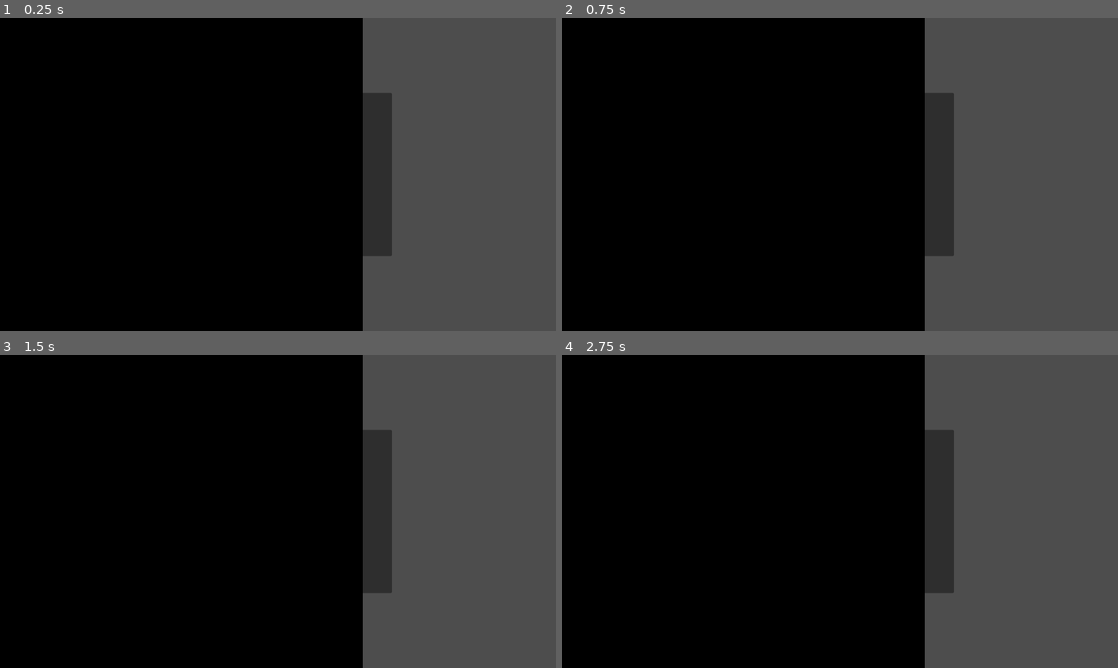
Above: before the commit, frames 1-4 (two rows, left to right).
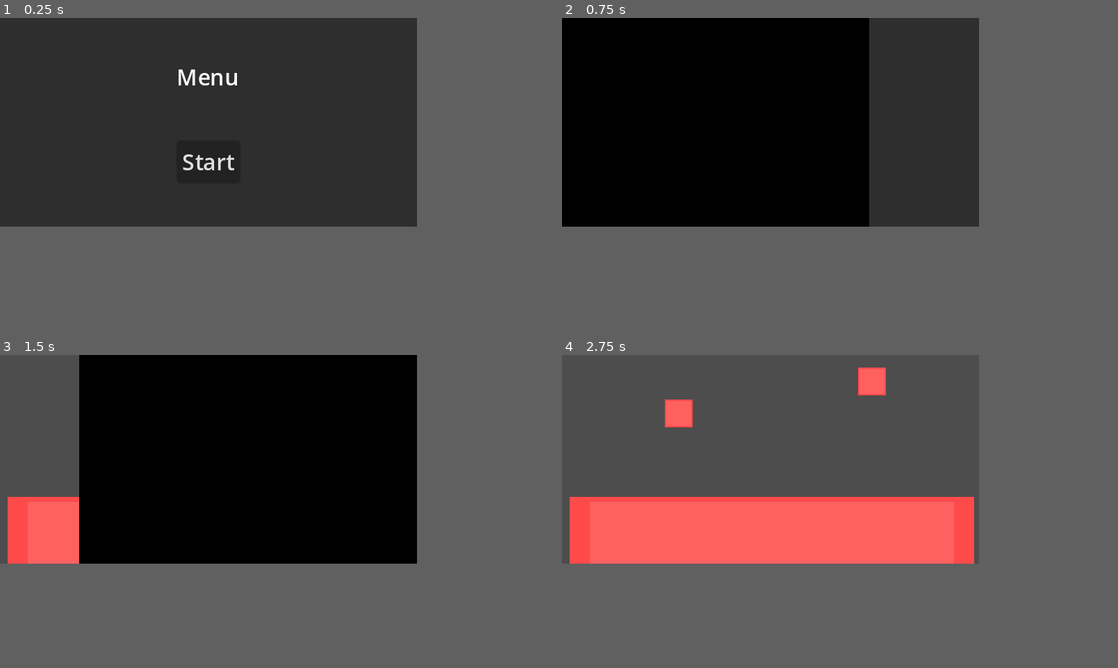
Above: after the commit, the same moments.

Repository: q-0q/grapple
Game: Godot game, scene res://Scenes/MainMenu.tscn
Two runs of this game, one before a commit and one after it. Both use one fixed random seed, a clock stepped at 60 frames per second and the inputs below.
Inputs (mouse positions are in pixels of both pictures, inside the frame that each line leads up to):
- Up to frame 1 (0.25 s): no input
- Up to frame 2 (0.75 s): click "Start" at 0.5 s
- Up to frame 3 (1.5 s): click (278, 524) at 1.25 s, where only the run before the commit has a clickable "Start"
- Up to frame 4 (2.75 s): click (840, 524) at 2 s, where only the run before the commit has a clickable "Start"
In our replay, the window is 800x450 before the commit and 600x300 after it. These sizes can differ from the game's own. Grey fills any space a smaller window leaves; there, only what the larger window draws over its background counts as a difference.

The runs differ from the first frame. In frame 1, 70% of the frame differs, in the area x 0-75%, y 0-100%; in frame 2, 33%; in frame 3, 38%; in frame 4, 69%.

Commit message:
fsm setup

Diff:
--- /dev/null
+++ b/Scenes/Block.tscn
@@ -0,0 +1,15 @@
+[gd_scene load_steps=3 format=3 uid="uid://5prwki4kuius"]
+
+[ext_resource type="Texture2D" uid="uid://da8cvfnr47g68" path="res://Assets/Player/Block.png" id="1_njrbp"]
+
+[sub_resource type="RectangleShape2D" id="RectangleShape2D_g48tf"]
+
+[node name="Block" type="Node2D"]
+
+[node name="Sprite2D" type="Sprite2D" parent="."]
+texture = ExtResource("1_njrbp")
+
+[node name="Area2D" type="Area2D" parent="."]
+
+[node name="CollisionShape2D" type="CollisionShape2D" parent="Area2D"]
+shape = SubResource("RectangleShape2D_g48tf")
--- a/Scenes/Game.tscn
+++ b/Scenes/Game.tscn
@@ -1,23 +1,20 @@
-[gd_scene format=3 uid="uid://cdv1c1dct2q1r"]
+[gd_scene load_steps=3 format=3 uid="uid://cdv1c1dct2q1r"]
+
+[ext_resource type="PackedScene" uid="uid://dq66yl4reqfhp" path="res://Scenes/Player.tscn" id="1_2jbx6"]
+[ext_resource type="PackedScene" uid="uid://5prwki4kuius" path="res://Scenes/Block.tscn" id="2_fxnpu"]
 
 [node name="Game" type="Node2D"]
 
-[node name="CanvasLayer" type="CanvasLayer" parent="."]
+[node name="Player" parent="." instance=ExtResource("1_2jbx6")]
 
-[node name="PanelContainer" type="PanelContainer" parent="CanvasLayer"]
-anchors_preset = 8
-anchor_left = 0.5
-anchor_top = 0.5
-anchor_right = 0.5
-anchor_bottom = 0.5
-offset_left = -89.5
-offset_top = -78.5
-offset_right = 89.5
-offset_bottom = 78.5
-grow_horizontal = 2
-grow_vertical = 2
+[node name="Camera2D" type="Camera2D" parent="."]
 
-[node name="Label" type="Label" parent="CanvasLayer/PanelContainer"]
-layout_mode = 2
-size_flags_horizontal = 4
-text = "Game goes here!"
+[node name="Block" parent="." instance=ExtResource("2_fxnpu")]
+position = Vector2(1, 61)
+scale = Vector2(14.54, 3.38)
+
+[node name="Block2" parent="." instance=ExtResource("2_fxnpu")]
+position = Vector2(-66, -33)
+
+[node name="Block3" parent="." instance=ExtResource("2_fxnpu")]
+position = Vector2(73, -56)
--- /dev/null
+++ b/Scenes/Player.tscn
@@ -0,0 +1,37 @@
+[gd_scene load_steps=9 format=3 uid="uid://dq66yl4reqfhp"]
+
+[ext_resource type="Script" path="res://Scripts/Player/Player.gd" id="1_5iq4m"]
+[ext_resource type="Texture2D" uid="uid://tavar0p00b0w" path="res://Assets/Player/Player.png" id="1_sfjno"]
+[ext_resource type="Script" path="res://Scripts/Player/FSM.gd" id="2_thr5b"]
+[ext_resource type="Script" path="res://Scripts/Player/Fall.gd" id="3_n72t4"]
+[ext_resource type="Script" path="res://Scripts/Player/Idle.gd" id="4_lku7h"]
+[ext_resource type="Script" path="res://Scripts/Player/Rise.gd" id="5_6lsl8"]
+[ext_resource type="Script" path="res://Scripts/Player/Run.gd" id="6_fshyy"]
+
+[sub_resource type="RectangleShape2D" id="RectangleShape2D_qb60t"]
+size = Vector2(16, 26)
+
+[node name="Player" type="CharacterBody2D"]
+script = ExtResource("1_5iq4m")
+
+[node name="CollisionShape2D" type="CollisionShape2D" parent="."]
+position = Vector2(-1, 3)
+shape = SubResource("RectangleShape2D_qb60t")
+
+[node name="Sprite2D" type="Sprite2D" parent="."]
+texture = ExtResource("1_sfjno")
+
+[node name="FSM" type="Node" parent="."]
+script = ExtResource("2_thr5b")
+
+[node name="Fall" type="Node" parent="FSM"]
+script = ExtResource("3_n72t4")
+
+[node name="Idle" type="Node" parent="FSM"]
+script = ExtResource("4_lku7h")
+
+[node name="Rise" type="Node" parent="FSM"]
+script = ExtResource("5_6lsl8")
+
+[node name="Run" type="Node" parent="FSM"]
+script = ExtResource("6_fshyy")
--- /dev/null
+++ b/Scripts/Player/FSM.gd
@@ -0,0 +1,27 @@
+extends Node
+
+# bookkeeping
+var current_state : State
+@onready var default_state : State = $Fall
+
+var desired_position : Vector2
+var desired_rotation_deg : float
+var desired_animation : String
+
+# Called when the node enters the scene tree for the first time.
+func _ready():
+	current_state = default_state
+
+func _physics_process(delta):
+
+	var new_state = current_state.get_transition_state()
+	if new_state != current_state:
+		current_state.on_exit()
+		current_state = new_state
+		current_state.meta_on_enter()
+
+	current_state.meta_on_process()
+
+	desired_position = current_state.desired_position
+	desired_rotation_deg = current_state.desired_rotation_deg
+	desired_animation = current_state.desired_animation
--- /dev/null
+++ b/Scripts/Player/Fall.gd
@@ -0,0 +1,21 @@
+extends State
+
+func _ready():
+
+	# State transitions go here, in order of priority
+	transition_list = [
+		$"../Idle",
+	]
+
+func on_enter():
+	pass
+
+func on_process():
+	print("Falling process")
+	desired_position = character().position + Vector2(0, get_process_delta_time() * 100)
+
+func on_exit():
+	pass
+
+func condition():
+	return false
--- /dev/null
+++ b/Scripts/Player/Idle.gd
@@ -0,0 +1,20 @@
+extends State
+
+func _ready():
+
+	# State transitions go here, in order of priority
+	transition_list = [
+
+	]
+
+func on_enter():
+	pass
+
+func on_process():
+	pass
+
+func on_exit():
+	pass
+
+func condition():
+	return false
--- /dev/null
+++ b/Scripts/Player/Player.gd
@@ -0,0 +1,7 @@
+extends CharacterBody2D
+
+func _physics_process(delta):
+	position = $FSM.desired_position
+	rotation_degrees = $FSM.desired_rotation_deg
+	# AnimationPlayer . play (desired_animation)
+	move_and_slide()
--- /dev/null
+++ b/Scripts/Player/Rise.gd
@@ -0,0 +1,20 @@
+extends State
+
+func _ready():
+
+	# State transitions go here, in order of priority
+	transition_list = [
+
+	]
+
+func on_enter():
+	pass
+
+func on_process():
+	pass
+
+func on_exit():
+	pass
+
+func condition():
+	return false
--- /dev/null
+++ b/Scripts/Player/Run.gd
@@ -0,0 +1,20 @@
+extends State
+
+func _ready():
+
+	# State transitions go here, in order of priority
+	transition_list = [
+
+	]
+
+func on_enter():
+	pass
+
+func on_process():
+	pass
+
+func on_exit():
+	pass
+
+func condition():
+	return false
--- /dev/null
+++ b/Scripts/Player/State.gd
@@ -0,0 +1,55 @@
+extends Node
+
+class_name State
+
+var transition_list : Array[State]
+
+var desired_position: Vector2 = Vector2(0,0)
+var desired_rotation_deg: float = 0
+var desired_animation: String = ""
+
+var time_in_current_state : float = 0
+
+func meta_on_enter() -> void:
+	time_in_current_state = 0
+	on_enter()
+
+func meta_on_process() -> void:
+	time_in_current_state += get_process_delta_time()
+	on_process()
+
+func get_transition_state() -> State:
+	if transition_list.is_empty():
+		push_error("State " + name + " has an empty transition list")
+		get_tree().quit(1)
+
+	for state in transition_list:
+		if state.condition(): return state
+	return self
+
+func character() -> CharacterBody2D:
+	if !($"../.." is CharacterBody2D):
+		push_error("State " + name + " could not find CharacterBody2D at $'../..'', found " + $"../..".name)
+		get_tree().quit(1)
+
+	return $"../.."
+
+### Virtual functions ##############
+
+# Called when state is entered
+func on_enter() -> void:
+	pass
+
+# Called each frame the state is active
+func on_process() -> void:
+	pass
+
+# Called when state is exited
+func on_exit() -> void:
+	pass
+
+# Condition in which state may be entered
+func condition() -> bool:
+	return false
+
+#####################################
--- a/project.godot
+++ b/project.godot
@@ -23,5 +23,11 @@
 
 [display]
 
+window/size/viewport_width=300
+window/size/viewport_height=150
 window/size/mode=2
 window/stretch/mode="canvas_items"
+
+[rendering]
+
+textures/canvas_textures/default_texture_filter=0
--- /dev/null
+++ b/script_templates/State/NewState.gd
@@ -0,0 +1,20 @@
+extends State
+
+func _ready():
+
+	# State transitions go here, in order of priority
+	transition_list = [
+
+	]
+
+func on_enter() -> void:
+	pass
+
+func on_process() -> void:
+	pass
+
+func on_exit() -> void:
+	pass
+
+func condition() -> bool:
+	return false
Binary file added: Assets/Player/Block.aseprite
Binary file added: Assets/Player/Block.png
Not shown, added: Assets/Player/Block.png.import
Binary file added: Assets/Player/Player.aseprite
Binary file added: Assets/Player/Player.png
Not shown, added: Assets/Player/Player.png.import
